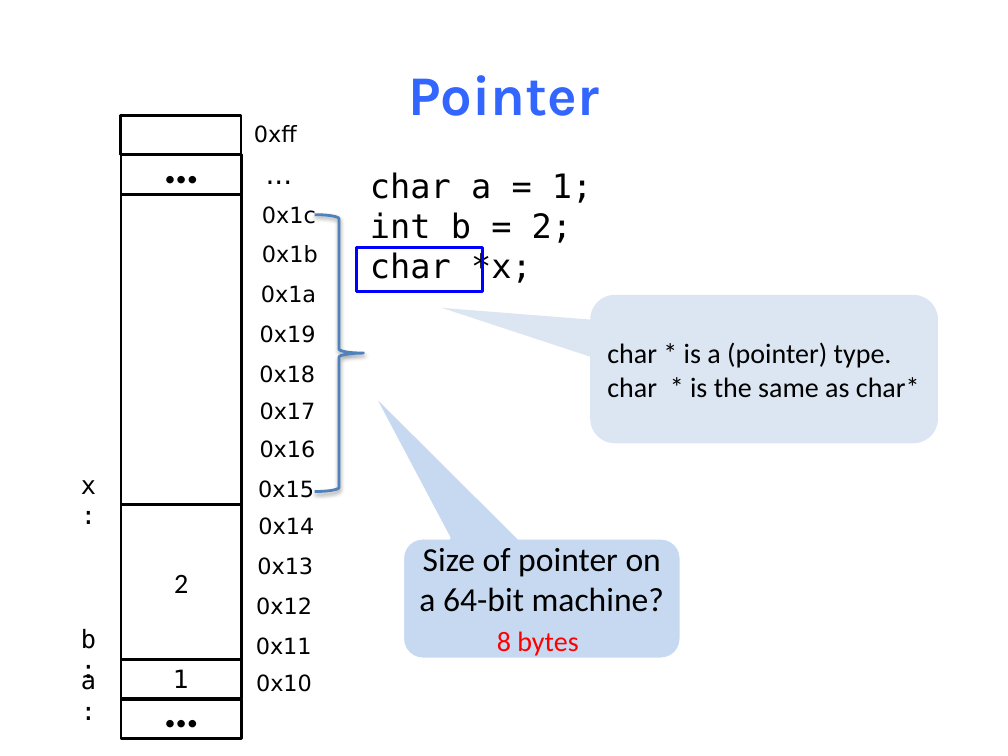
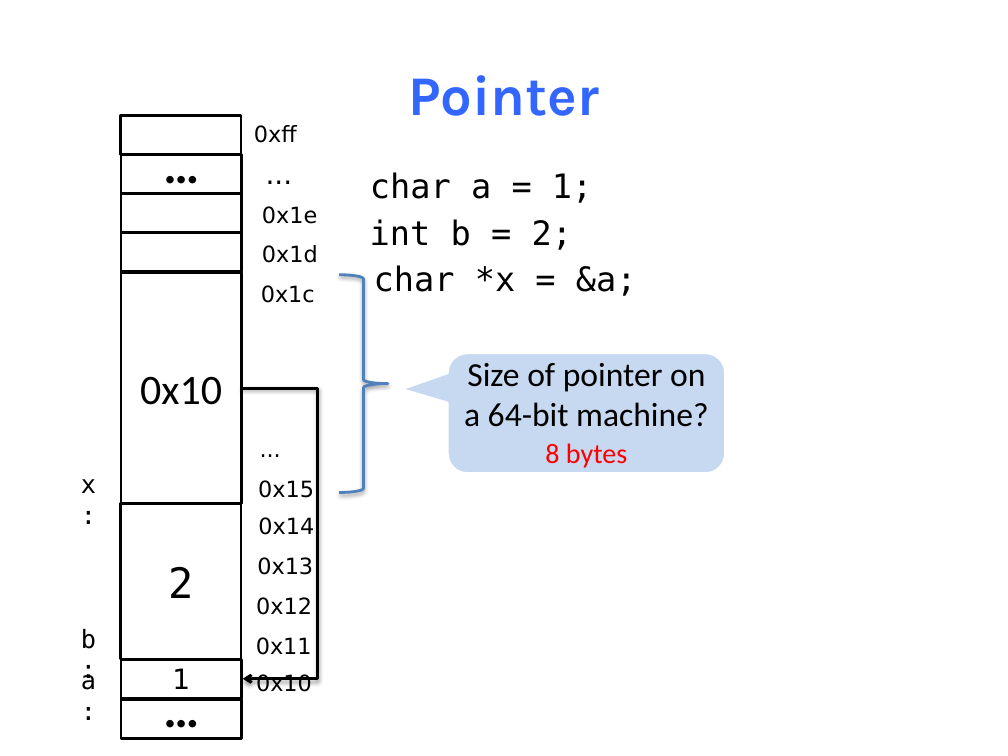
Before and after one commit to NYU-CSO/nyu-cso.github.io, a slide deck: slide 19 of notes/05-pointer_array.pptx (slide 15 before the commit). Drawn at 1008x756 pixels with LibreOffice and Linux fonts; fonts in the diff are those of the drawing. Boxes give left, top, right and bottom in pixels: in the first picture for what was removed or moved away, otherwise in the second. Text is boxed around its words. In the diff, an @@ line names an element or a change of style, - is before the commit and + after.

```diff
--- a/notes/05-pointer_array.pptx
+++ b/notes/05-pointer_array.pptx
@@ rectangle added at [121,194,241,233], fill #FFFFFF, outline #000000 2 pt @@
@@ text added at [262,206,317,224], 16 pt, text #000000 @@
+0x1e
@@ text "int b = 2;": place and size @@
-text "int b = 2;" at [370,172,592,286]
+text "int b = 2;" at [370,219,572,250]
@@ rectangle: place and size @@
-rectangle at [121,195,241,505]
+rectangle at [121,233,241,272]
@@ text at [262,245,318,263]: text changed @@
-0x1b
+0x1d
@@ rectangle removed at [357,247,482,291] @@
@@ text at [370,251,532,286]: paragraph removed @@
-char *x;
@@ text added at [374,265,637,296], 24 pt, text #000000 @@
+char *x = &a;
@@ rectangle added at [121,272,241,503], fill #FFFFFF, outline #000000 2 pt, 30 pt, text #000000 @@
+0x10
@@ text "0x1c": place and size @@
-text "0x1c" at [262,206,316,224]
+text "0x1c" at [261,285,315,303]
@@ group removed at [259,285,316,458]: 5 texts @@
-0x16
-0x17
-0x18
-0x19
-0x1a
@@ right brace: place and size @@
-right brace at [314,215,363,492]
+right brace at [339,275,387,493]
@@ rounded speech box removed at [591,295,938,444] @@
-char * is a (pointer) type.
-char * is the same as char*
@@ rounded speech box "Size of pointer on a ...": place and size @@
-rounded speech box "Size of pointer on a ..." at [402,538,680,659]
+rounded speech box "Size of pointer on a ..." at [448,353,726,474]
@@ rounded speech box "Size of pointer on a ..." at [448,353,726,474]: proportions changed @@
@@ elbow arrow added from (241, 388) to (243, 678), #000000 2 pt @@
@@ text added at [250,430,295,468], 16 pt, text #000000 @@
+...
@@ text "8 bytes": place and size @@
-text "8 bytes" at [497,631,578,656]
+text "8 bytes" at [545,443,627,468]
@@ rectangle "2" at [121,504,241,659]: size 20 to 30 pt, font Calibri to DejaVu Sans Mono @@
@@ rectangle "1" at [121,659,241,699]: size 18 to 20 pt @@
```
Also in this commit, not shown: 10 other slides changed, 106 slides added, 2 slides removed, 4 other files.
